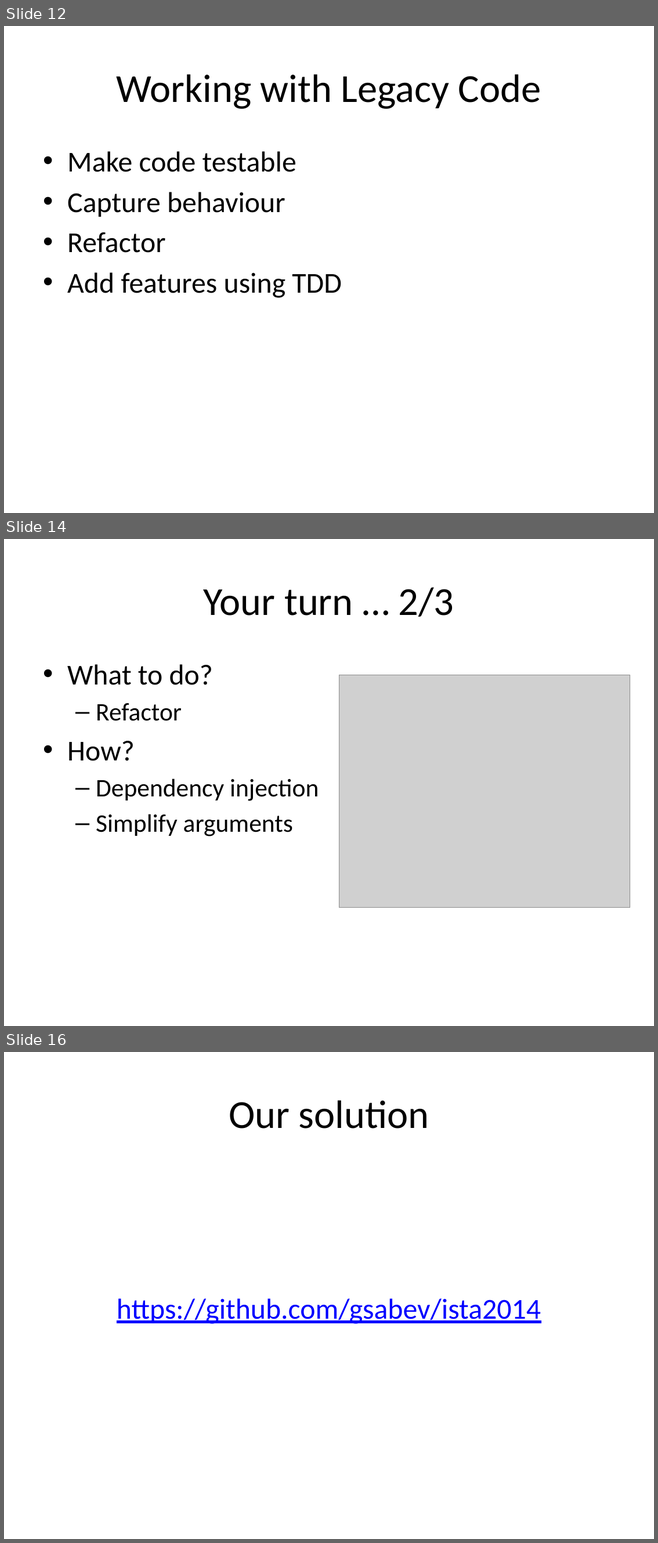
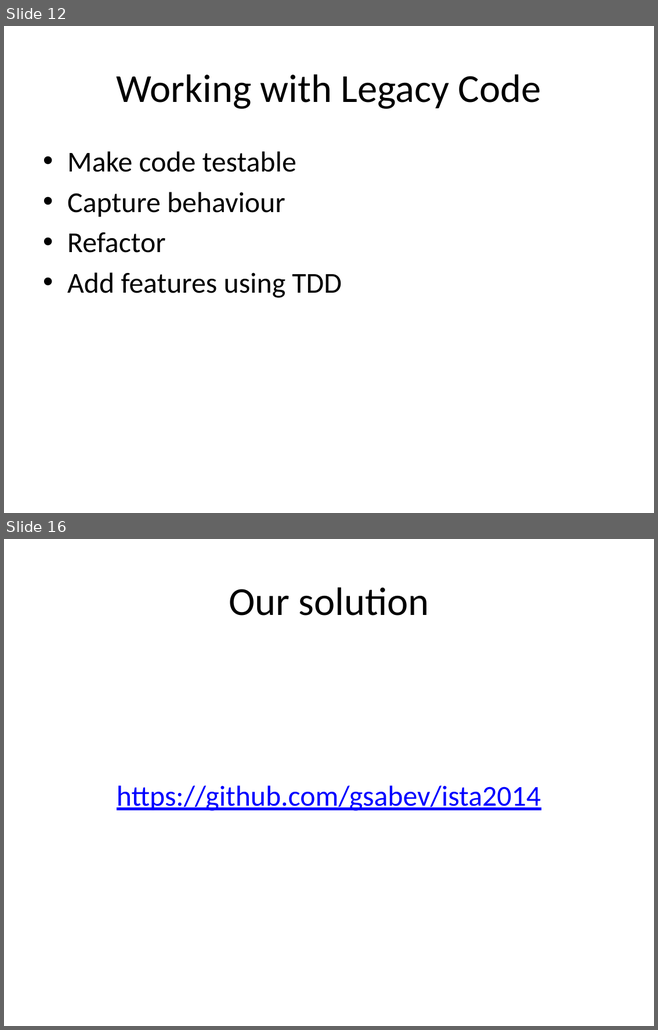
Before and after one commit to gsabev/ista2014, a slide deck: ISTA.pptx. Shown one above the other, each under a label of ours: slides 12, 14 and 16 before the commit, slides 12 and 16 after it; the slides between them are not shown. The pictures are 658x1543 and 658x1030 pixels, drawn with LibreOffice and Linux fonts; fonts in the diff are those of the drawing; grey boxes stand for pictures. Boxes give left, top, right and bottom in pixels: in the first picture for what was removed or moved away, otherwise in the second. Text is boxed around its words. In the diff, an @@ line names an element or a change of style, - is before the commit and + after.

```diff
--- a/ISTA.pptx
+++ b/ISTA.pptx
@@ slide 14 removed at box(4, 539, 654, 1026), background #FFFFFF @@
@@ title removed at box(204, 587, 454, 617) @@
-Your turn … 2/3
@@ text removed at box(67, 664, 318, 837) @@
-• What to do?
-  – Refactor
-• How?
-  – Dependency injection
-  – Simplify arguments
@@ picture removed at box(339, 675, 630, 908) @@
```
Also in this commit, not shown: 4 slides changed, 2 slides added, 8 other slides removed.
